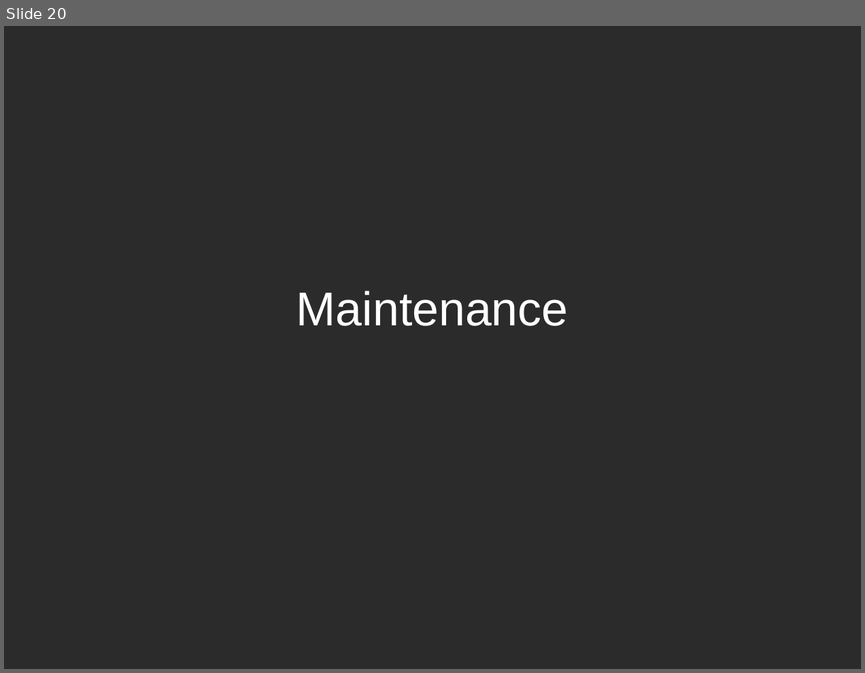
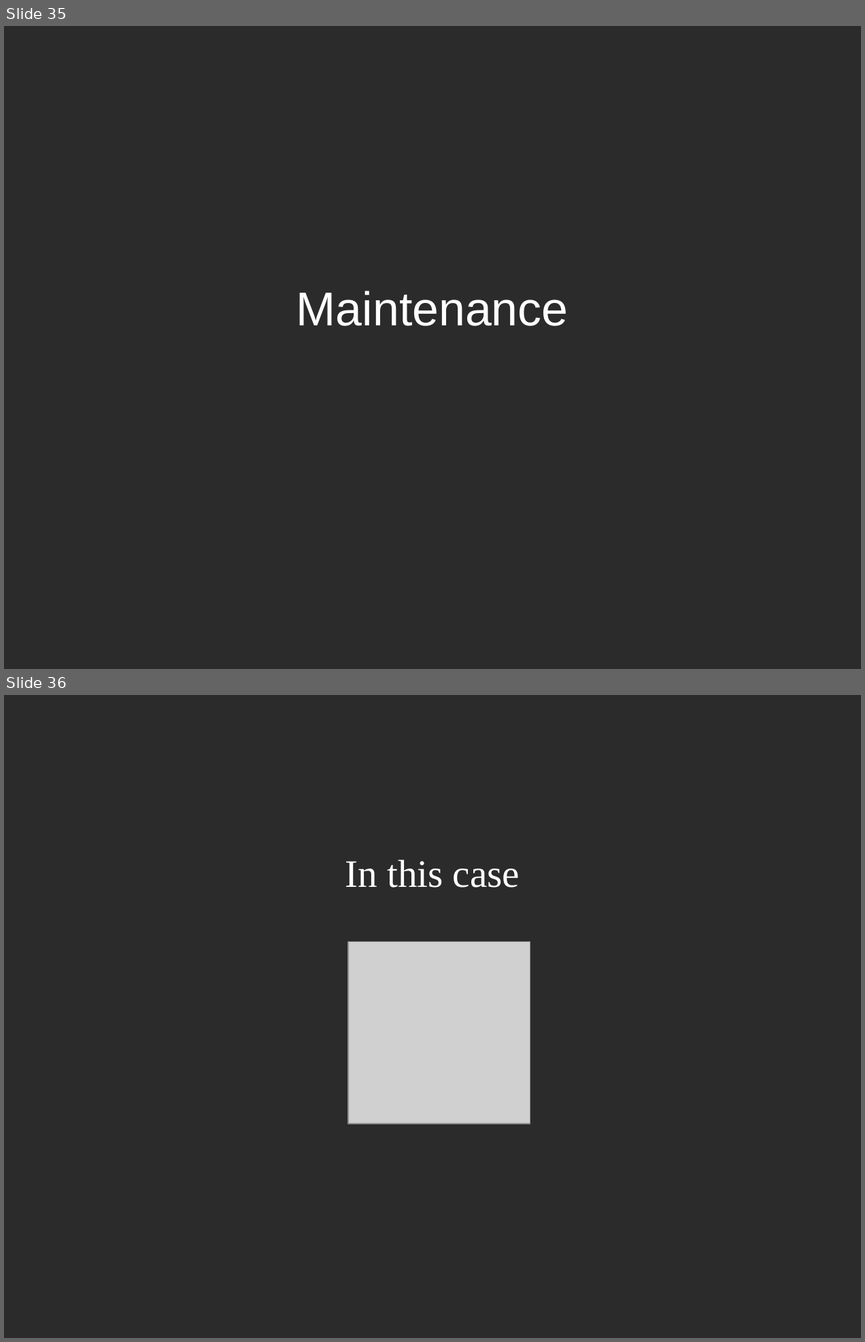
Before and after one commit to joshmgrant/blog-entries, a slide deck: smartbear/presentation.odp. Shown one above the other, each under a label of ours: slide 20 before the commit, slides 35 and 36 after it. The pictures are 865x673 and 865x1342 pixels, drawn with LibreOffice and Linux fonts; fonts in the diff are those of the drawing; grey boxes stand for pictures; background and template pictures are left out; a plain dark background stands for a picture behind light text. Boxes give left, top, right and bottom in pixels: in the first picture for what was removed or moved away, otherwise in the second. Text is boxed around its words. In the diff, an @@ line names an element or a change of style, - is before the commit and + after.

```diff
--- a/smartbear/presentation.odp
+++ b/smartbear/presentation.odp
@@ slide 36 added at [4, 695, 861, 1338], background picture (left out) @@
@@ subtitle added at [345, 860, 519, 887], 36 pt, text #FFFFFF @@
+In this case
@@ picture added at [349, 941, 530, 1123] @@
@@ what was slide 20 is now slide 35 @@
```
Also in this commit, not shown: 26 other slides added.
